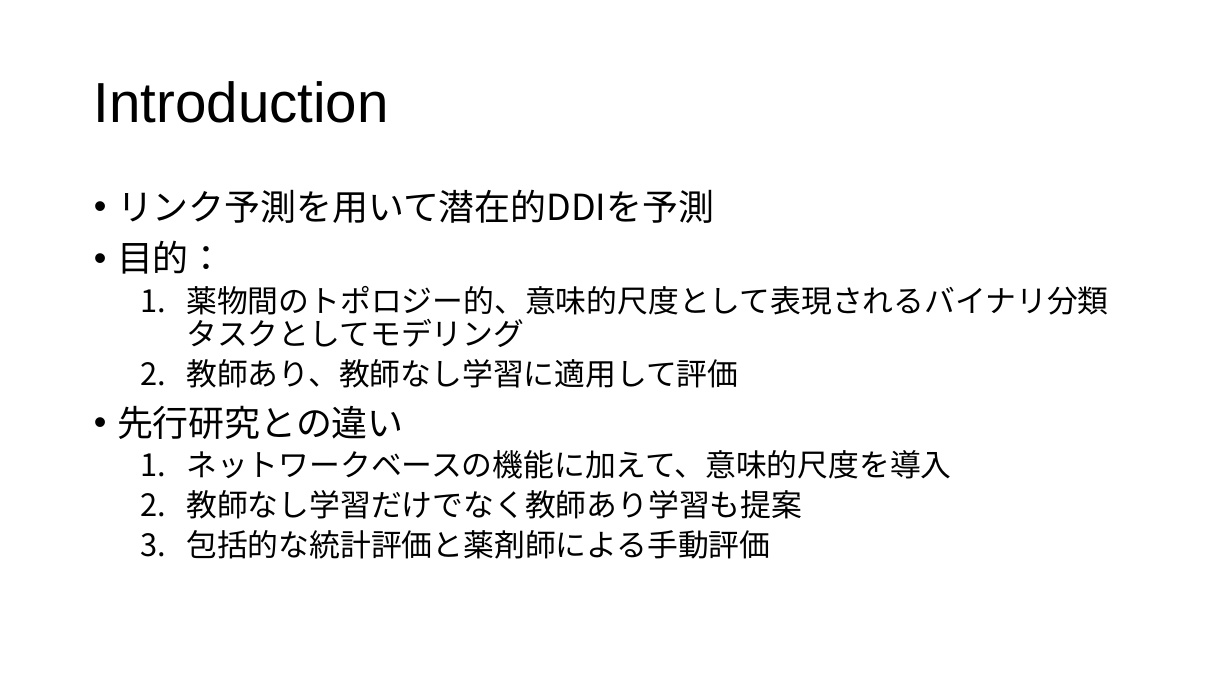
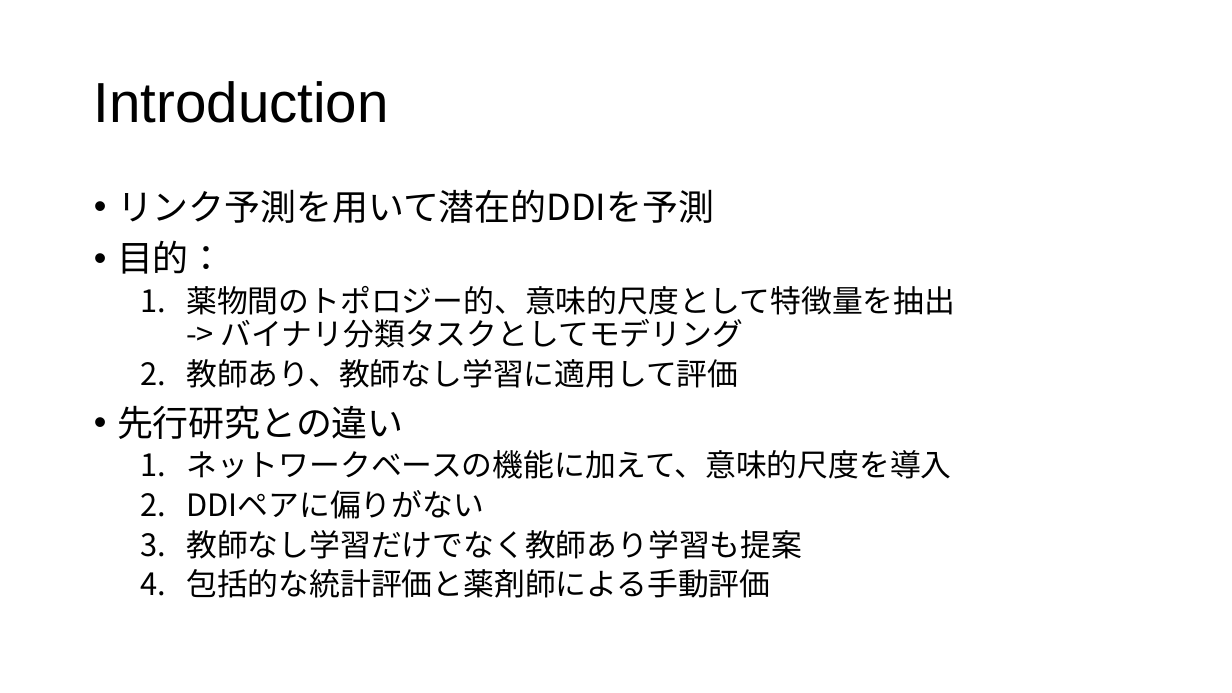
Before and after one commit to tsutarou10/variousFile, a slide deck: slide 14 of Predicting potential drug-drug interactions on topological and semantic similarity features using statistical learning.pptx (slide 9 before the commit). Drawn at 1232x693 pixels with LibreOffice and Linux fonts; fonts in the diff are those of the drawing. Boxes give left, top, right and bottom in pixels: in the first picture for what was removed or moved away, otherwise in the second. Text is boxed around its words. In the diff, an @@ line names an element or a change of style, - is before the commit and + after.

```diff
--- a/Predicting potential drug-drug interactions on topological and semantic similarity features using statistical learning.pptx
+++ b/Predicting potential drug-drug interactions on topological and semantic similarity features using statistical learning.pptx
@@ text at <box>186,286,955,348</box>: text changed @@
-  1. 薬物間のトポロジー的、意味的尺度として表現されるバイナリ分類タスクとしてモデリング
+  1. 薬物間のトポロジー的、意味的尺度として特徴量を抽出
+     -> バイナリ分類タスクとしてモデリング
@@ text at <box>186,490,484,519</box>: paragraph added @@
+  2. DDIペアに偏りがない
```
Also in this commit, not shown: 11 other slides changed, 5 slides added, 3 other files.
